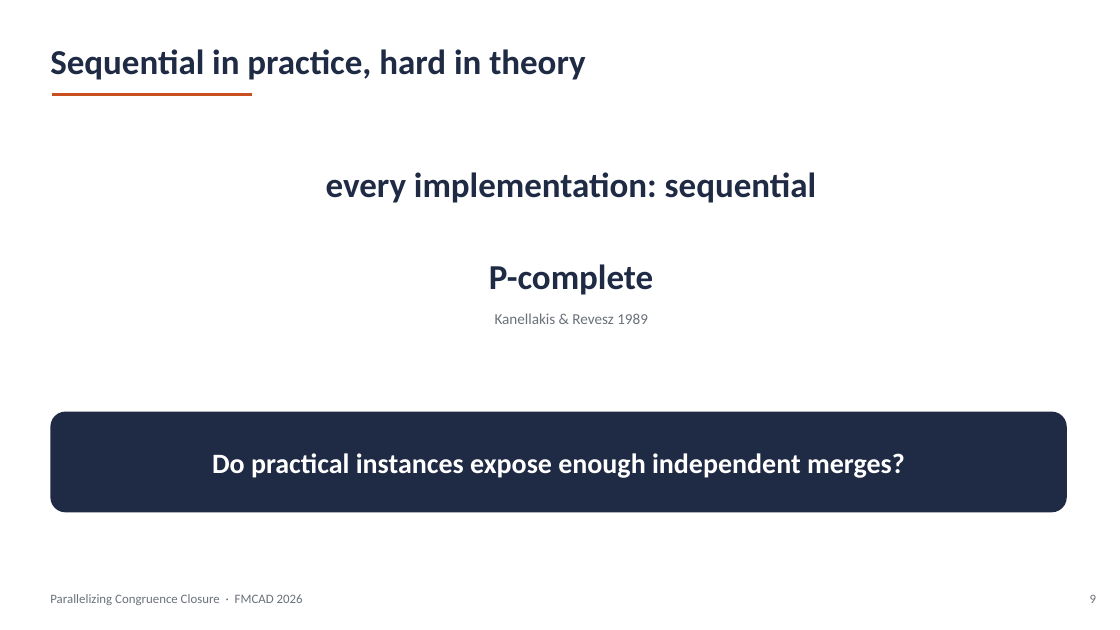
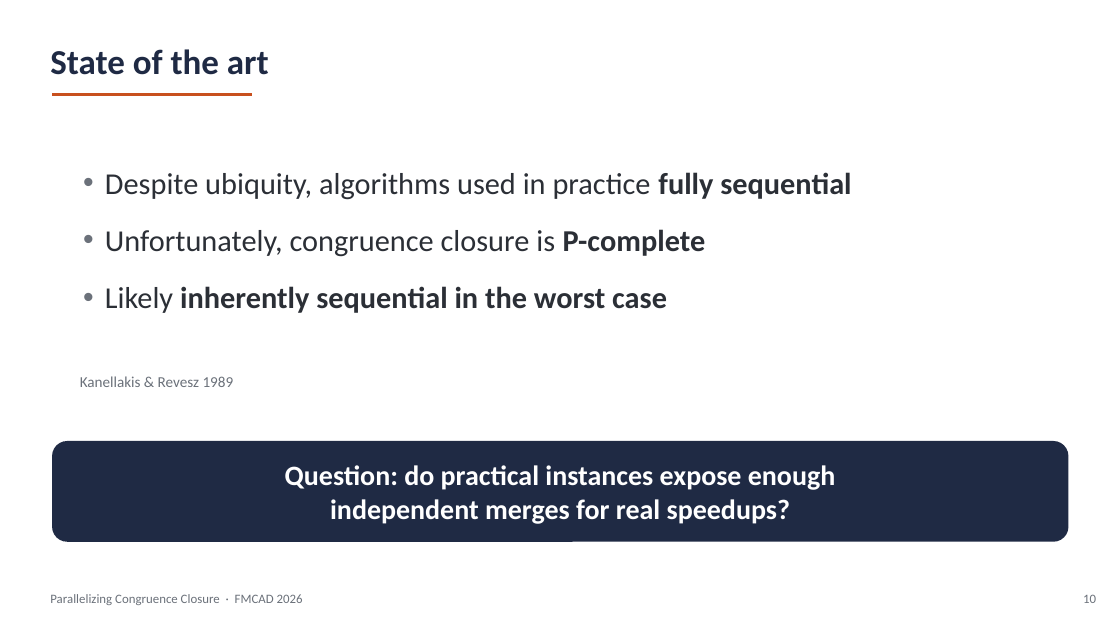
Before and after one commit to amarshah1/parallelcc-paper, a slide deck: slide 10 of slides/parallelcc-part1.pptx (slide 9 before the commit). Drawn at 1120x630 pixels with LibreOffice and Linux fonts; fonts in the diff are those of the drawing. Boxes give left, top, right and bottom in pixels: in the first picture for what was removed or moved away, otherwise in the second. Text is boxed around its words. In the diff, an @@ line names an element or a change of style, - is before the commit and + after.

Commit message:
slides

```diff
--- a/slides/parallelcc-part1.pptx
+++ b/slides/parallelcc-part1.pptx
@@ text at (50,49,269,75): text changed @@
-Sequential in practice, hard in theory
+State of the art
@@ text at (105,172,851,313): text changed; size 30 to 26 pt; text colour #1F2A44 to #2B2F36; bold off @@
-every implementation: sequential
+• Despite ubiquity, algorithms used in practice fully sequential
+• Unfortunately, congruence closure is P-complete
+• Likely inherently sequential in the worst case
@@ text removed at (489,264,653,295) @@
-P-complete
@@ text "Kanellakis & Revesz 1989": place and size @@
-text "Kanellakis & Revesz 1989" at (495,313,648,324)
+text "Kanellakis & Revesz 1989" at (80,376,234,387)
@@ text "Kanellakis & Revesz 1989" at (80,376,234,387): alignment centre to left @@
@@ rounded rectangle "Question: do practical instances expose ...": place and size @@
-rounded rectangle "Question: do practical instances expose ..." at (50,412,1067,513)
+rounded rectangle "Question: do practical instances expose ..." at (52,441,1069,542)
@@ text in rounded rectangle at (285,465,835,524): text changed @@
-Do practical instances expose enough independent merges?
+Question: do practical instances expose enough
+independent merges for real speedups?
@@ text at (1083,594,1096,603): text changed @@
-9
+10
```
Also in this commit, not shown: 32 other slides changed, 7 slides added, 1 other file.
